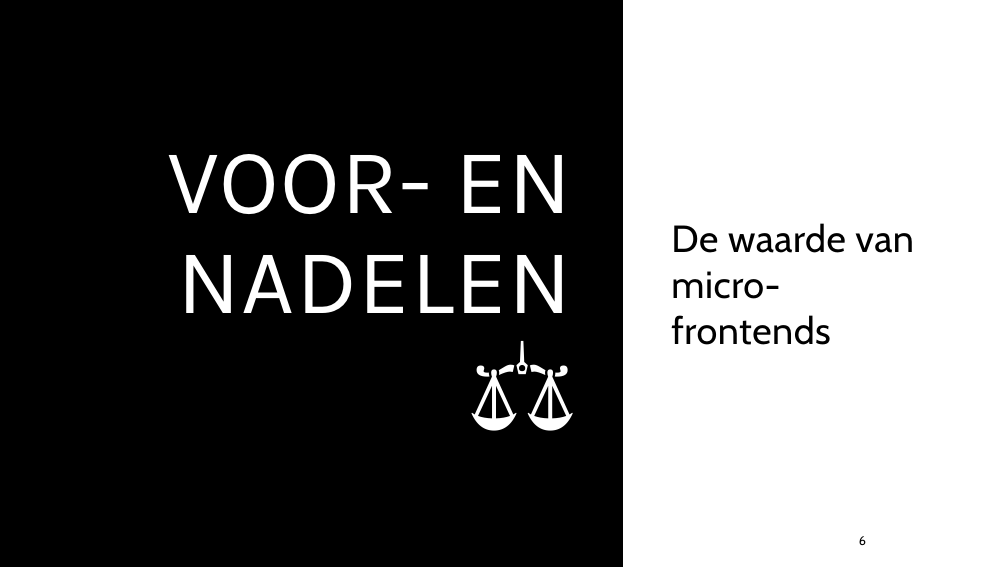
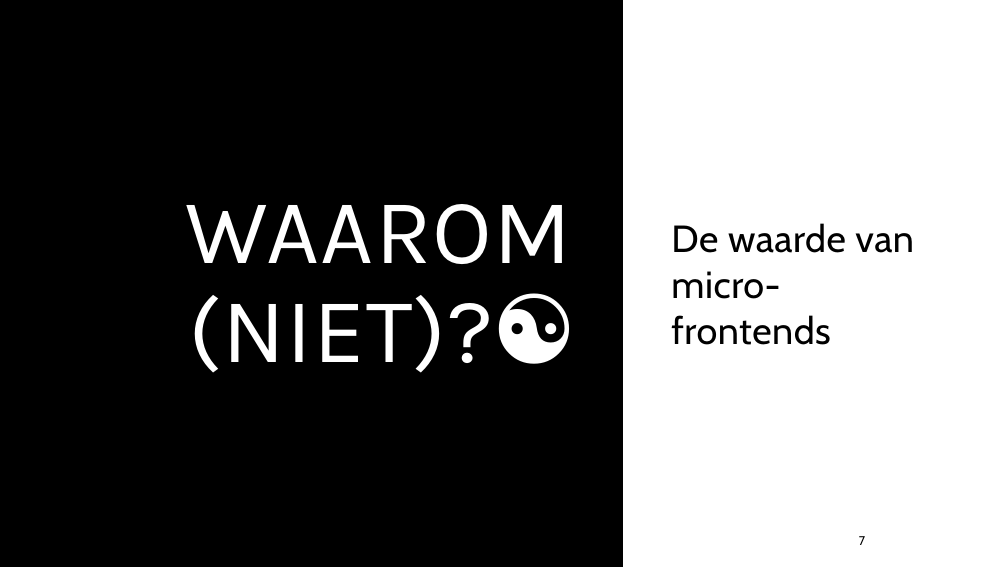
Before and after one commit to RogierWijnands/devConf-2024-mfe, a slide deck: slide 7 of devConf-2024-mfe.pptx (slide 6 before the commit). Drawn at 1008x567 pixels with LibreOffice and Linux fonts; fonts in the diff are those of the drawing. Boxes give left, top, right and bottom in pixels: in the first picture for what was removed or moved away, otherwise in the second. Text is boxed around its words. In the diff, an @@ line names an element or a change of style, - is before the commit and + after.

```diff
--- a/devConf-2024-mfe.pptx
+++ b/devConf-2024-mfe.pptx
@@ title at (186, 204, 573, 373): text changed @@
-VOOR- EN NADELEN ⚖
+WAAROM (NIET)?☯
@@ page number at (859, 536, 865, 545): text changed @@
-6
+7
```
Also in this commit, not shown: 5 other slides changed, 4 slides added.
